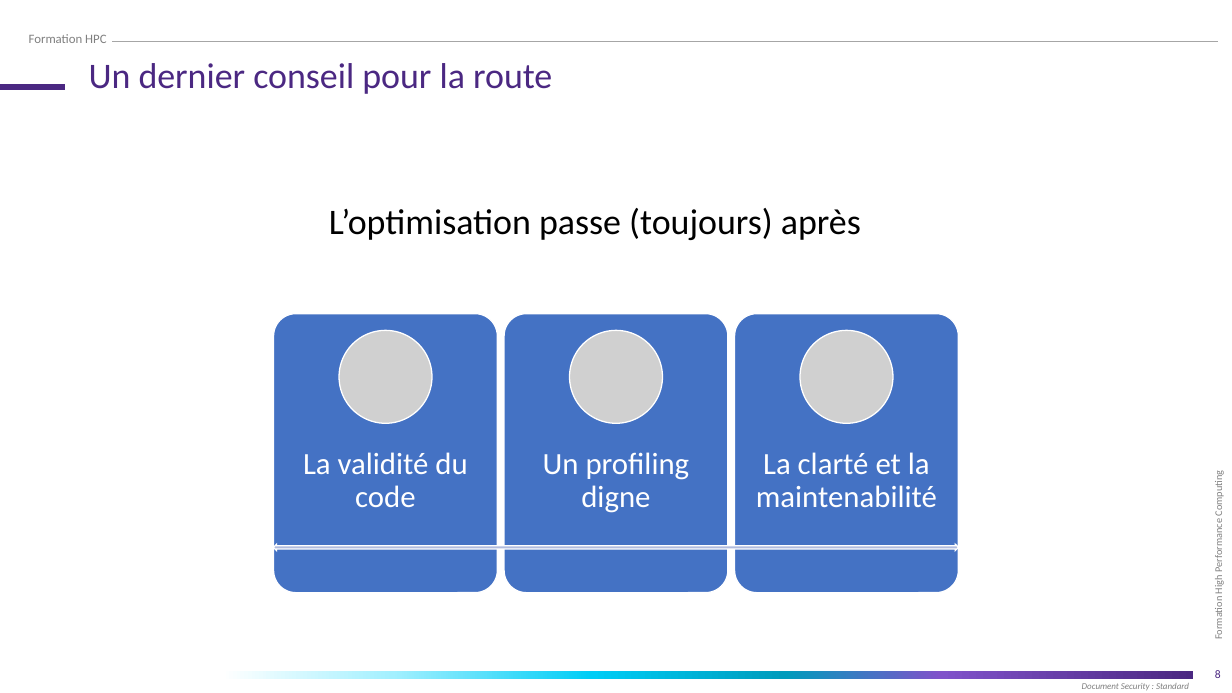
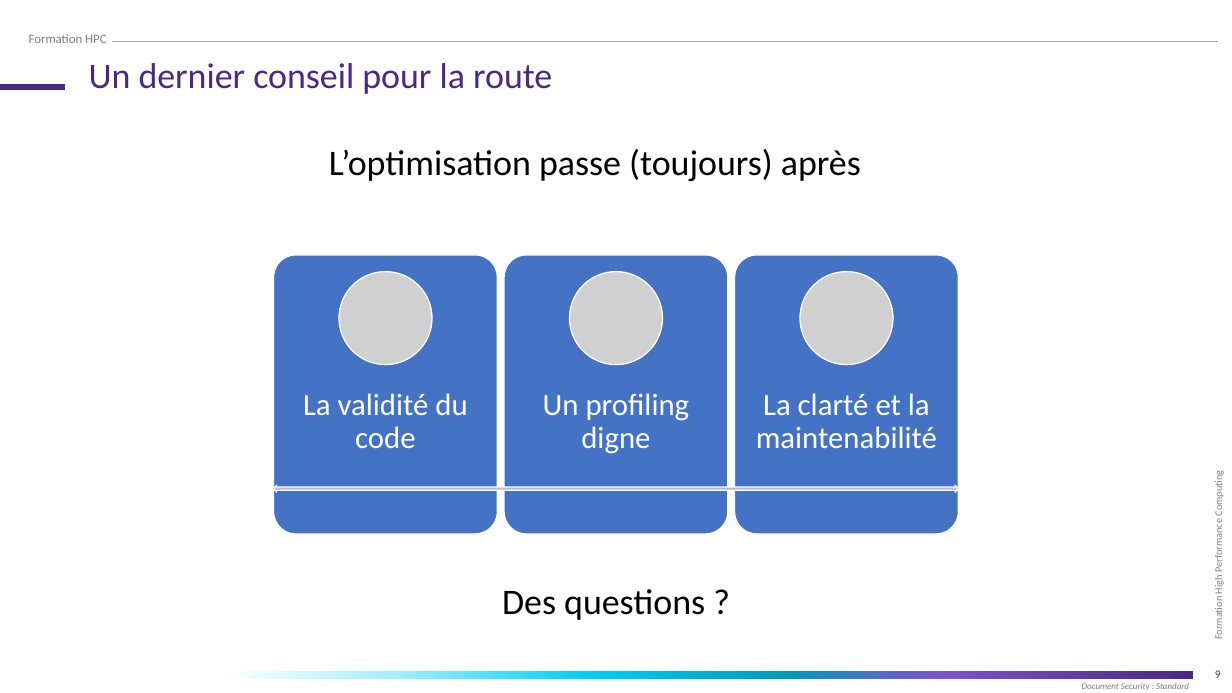
Before and after one commit to franckginguene/hpc_formation_scalian, a slide deck: slide 9 of Diapos/High_Performance_Computing_Intro.pptx (slide 8 before the commit). Drawn at 1232x693 pixels with LibreOffice and Linux fonts; fonts in the diff are those of the drawing; grey boxes stand for pictures; background and template pictures are left out. Boxes give left, top, right and bottom in pixels: in the first picture for what was removed or moved away, otherwise in the second. Text is boxed around its words. In the diff, an @@ line names an element or a change of style, - is before the commit and + after.

```diff
--- a/Diapos/High_Performance_Computing_Intro.pptx
+++ b/Diapos/High_Performance_Computing_Intro.pptx
@@ 4 texts, 3 pictures, 3 rounded rectangles, 1 left right arrow: place and size @@
-4 texts, 3 pictures, 3 rounded rectangles, 1 left right arrow at [274,208,958,592]
+4 texts, 3 pictures, 3 rounded rectangles, 1 left right arrow at [274,149,958,534]
@@ text added at [502,589,705,620], 28 pt, text #000000 @@
+Des questions ?
@@ page number at [1215,670,1221,678]: text changed @@
-8
+9
```
Also in this commit, not shown: 2 other slides changed, 1 slide added, 2 other files.
